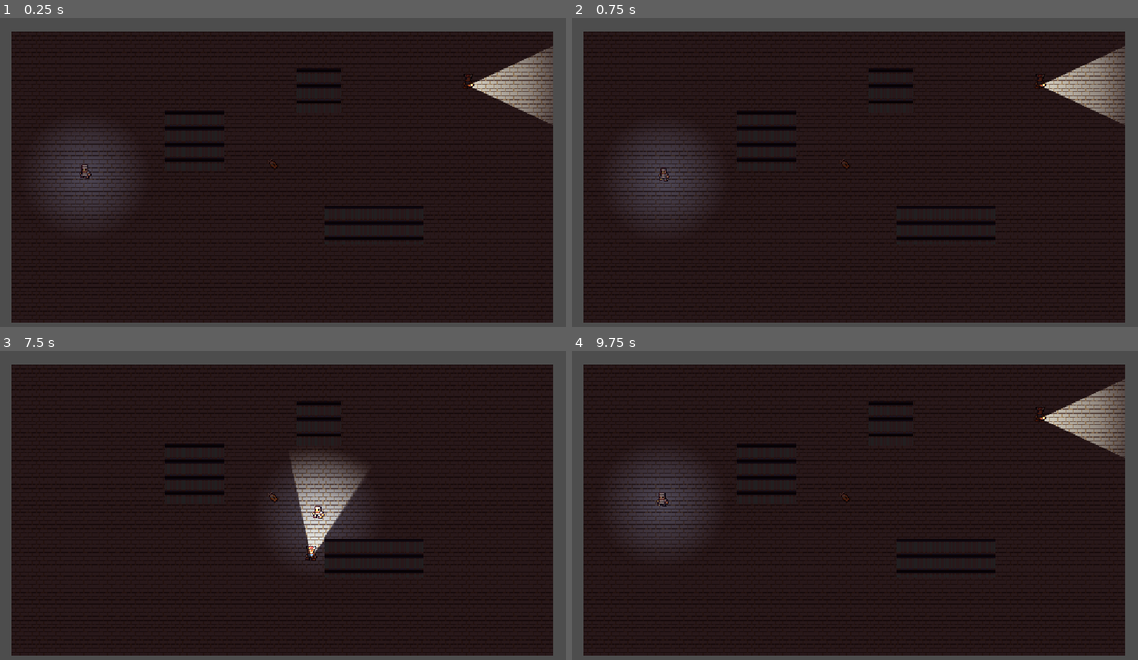
Above: before the commit, frames 1-4 (two rows, left to right).
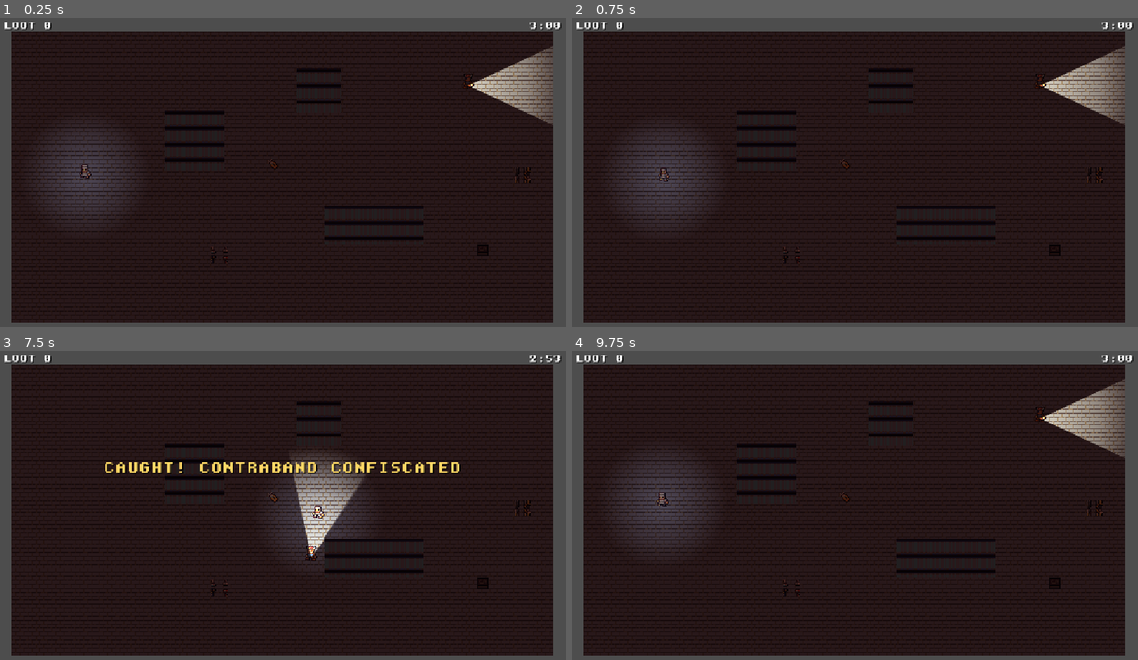
Above: after the commit, the same moments.

Repository: isurusri/jailbreak-running
Game: Godot game, scene res://scenes/levels/test_level.tscn
The game is run twice, just before and just after one commit, with the same random seed, the same clock (stepped at 60 frames per second) and the same inputs.
Inputs (mouse positions are in pixels of both pictures, inside the frame that each line leads up to):
- Up to frame 1 (0.25 s): no input
- Up to frame 2 (0.75 s): tap Enter at 0.5 s; move the mouse to (826, 240) at 0.52 s; click (826, 240) at 0.67 s
- Up to frame 3 (7.5 s): drag from (452, 558) to (469, 418) at 1.27 s; move the mouse to (107, 462) at 2.02 s; click (107, 462) at 2.17 s; drag from (311, 511) to (147, 474) at 2.77 s; move the mouse to (198, 428) at 3.52 s; click (198, 428) at 3.67 s; drag from (407, 493) to (198, 428) at 4.27 s; move the mouse to (169, 527) at 5.02 s; click (169, 527) at 5.17 s; drag from (339, 440) to (305, 558) at 5.77 s; move the mouse to (254, 573) at 6.52 s; click (254, 573) at 6.67 s; drag from (452, 558) to (254, 573) at 7.27 s
- Up to frame 4 (9.75 s): tap Space at 8, 9.5 s; move the mouse to (679, 462) at 8.02 s; click (679, 462) at 8.17 s; tap Enter at 8.75 s; drag from (883, 511) to (679, 462) at 8.77 s; move the mouse to (770, 428) at 9.52 s; click (770, 428) at 9.67 s

The runs differ from the first frame. In frame 1, 0.3% of the frame differs, in the area x 0-100%, y 1-80%; in frame 2, 0.3%; in frame 3, 1.5%; in frame 4, 0.3%.

Commit message:
Milestone 5: the score — HUD, lockdown timer, banking, SaveManager wired
- GameManager: start_run() (called by the level), lockdown countdown
  emitting lockdown_tick, sealed-in = fail, confiscation on any fail,
  escape banks carried loot + collected ids via SaveManager.
- SaveManager: loads profile at boot, bank_loot() persists banked_loot
  and the collected_ids ledger to user://save.json.
- EventBus: new escape_reached signal (append-only).
- ExitDoor: Interactable subclass — click, walk over, escape.
- HUD (CanvasLayer, DawnLike SDS_8x8 pixel font): loot counter,
  countdown (red under 30s), status flashes (caught/sealed/escaped),
  HIDDEN indicator while in cover. Initial loot read deferred past the
  level's start_run() since children ready before parents.
- ItemData set: cigarettes (10, common) and smuggled_phone (40,
  legendary) join gold_watch; two new pickups + exit door in the level.

Verified in-game: HUD ticks 3:00 down, loot 0->35->escape banks 35 to
save.json with ledger ids; next run 0->40->caught confiscates, save
untouched; HUD resets clean after reload.

Co-Authored-By: Claude Fable 5 <noreply@anthropic.com>

Diff:
--- a/autoloads/event_bus.gd
+++ b/autoloads/event_bus.gd
@@ -17,5 +17,6 @@
 # Run flow
 signal lockdown_tick(seconds_left: float)
 signal lockdown_sealed
+signal escape_reached           # player interacted with a level exit
 signal level_completed(config: LevelConfig)
 signal run_failed          # caught or sealed in → loot confiscated
--- a/autoloads/game_manager.gd
+++ b/autoloads/game_manager.gd
@@ -5,28 +5,67 @@
 
 enum RunState { PLAYING, CAUGHT, ESCAPED }
 
-const RESTART_DELAY := 1.5   # seconds to let the caught moment land
+const RESTART_DELAY := 1.5              # let the caught/escaped moment land
+const FALLBACK_LOCKDOWN_SECONDS := 180.0   # until LevelConfig chain (Milestone 6)
 
 var run_state: RunState = RunState.PLAYING
 var carried_loot: int = 0
+var carried_ids: Array[StringName] = []
 var seconds_left: float = 0.0
 var current_level: LevelConfig
 
 func _ready() -> void:
+	set_process(false)
 	EventBus.contraband_collected.connect(_on_contraband_collected)
 	EventBus.player_caught.connect(_on_player_caught)
+	EventBus.escape_reached.connect(_on_escape_reached)
+
+## Called by the level when it is ready to play.
+func start_run() -> void:
+	run_state = RunState.PLAYING
+	carried_loot = 0
+	carried_ids.clear()
+	seconds_left = current_level.lockdown_seconds if current_level \
+			else FALLBACK_LOCKDOWN_SECONDS
+	set_process(true)
+
+func _process(delta: float) -> void:
+	seconds_left = maxf(seconds_left - delta, 0.0)
+	EventBus.lockdown_tick.emit(seconds_left)
+	if seconds_left <= 0.0:
+		set_process(false)
+		run_state = RunState.CAUGHT   # sealed in counts as caught
+		EventBus.lockdown_sealed.emit()
+		_fail_run()
 
 func _on_contraband_collected(item: ItemData) -> void:
 	if run_state != RunState.PLAYING:
 		return
 	carried_loot += item.value
+	carried_ids.append(item.id)
 
 func _on_player_caught() -> void:
-	if run_state == RunState.CAUGHT:
+	if run_state != RunState.PLAYING:
 		return
 	run_state = RunState.CAUGHT
+	_fail_run()
+
+func _on_escape_reached() -> void:
+	if run_state != RunState.PLAYING:
+		return
+	run_state = RunState.ESCAPED
+	set_process(false)
+	SaveManager.bank_loot(carried_loot, carried_ids)
+	EventBus.level_completed.emit(current_level)
+	_restart_soon()
+
+func _fail_run() -> void:
+	set_process(false)
 	carried_loot = 0   # confiscation: the story's caught mechanic
+	carried_ids.clear()
 	EventBus.run_failed.emit()
+	_restart_soon()
+
+func _restart_soon() -> void:
 	await get_tree().create_timer(RESTART_DELAY).timeout
-	run_state = RunState.PLAYING
 	get_tree().reload_current_scene()
--- a/autoloads/save_manager.gd
+++ b/autoloads/save_manager.gd
@@ -15,6 +15,9 @@
 	"settings": {"sfx": 1.0, "music": 1.0},
 }
 
+func _ready() -> void:
+	load_profile()
+
 func save() -> void:
 	var f := FileAccess.open(SAVE_PATH, FileAccess.WRITE)
 	f.store_string(JSON.stringify(profile, "\t"))
@@ -26,6 +29,13 @@
 	if parsed is Dictionary:
 		profile = _migrate(parsed)
 
+func bank_loot(amount: int, ids: Array[StringName]) -> void:
+	profile.banked_loot += amount
+	for id in ids:
+		if not profile.collected_ids.has(String(id)):
+			profile.collected_ids.append(String(id))
+	save()
+
 func _migrate(data: Dictionary) -> Dictionary:
 	var v: int = data.get("version", 0)
 	while v < CURRENT_VERSION:
--- /dev/null
+++ b/data/items/cigarettes.tres
@@ -0,0 +1,13 @@
+[gd_resource type="Resource" script_class="ItemData" load_steps=3 format=3]
+
+[ext_resource type="Script" path="res://resources/item_data.gd" id="1_schema"]
+[ext_resource type="Texture2D" path="res://assets/sprites/dawnlike/item_cigarettes.png" id="2_icon"]
+
+[resource]
+script = ExtResource("1_schema")
+id = &"cigarettes"
+display_name = "Pack of Cigarettes"
+icon = ExtResource("2_icon")
+value = 10
+rarity = 0
+flavor_text = "The real currency of Deep Blocks. Never smoked one himself."
--- /dev/null
+++ b/data/items/smuggled_phone.tres
@@ -0,0 +1,13 @@
+[gd_resource type="Resource" script_class="ItemData" load_steps=3 format=3]
+
+[ext_resource type="Script" path="res://resources/item_data.gd" id="1_schema"]
+[ext_resource type="Texture2D" path="res://assets/sprites/dawnlike/item_smuggled_phone.png" id="2_icon"]
+
+[resource]
+script = ExtResource("1_schema")
+id = &"smuggled_phone"
+display_name = "Smuggled Phone"
+icon = ExtResource("2_icon")
+value = 40
+rarity = 2
+flavor_text = "Still has one bar of battery and seventeen missed calls from 'DO NOT ANSWER'."
--- a/scenes/levels/test_level.tscn
+++ b/scenes/levels/test_level.tscn
@@ -8,6 +8,11 @@
 [ext_resource type="PackedScene" path="res://scenes/actors/guard.tscn" id="6_cyt5c"]
 [ext_resource type="PackedScene" path="res://scenes/actors/pickup.tscn" id="7_7x1jh"]
 [ext_resource type="Script" path="res://scripts/components/cover_zone.gd" id="8_cover"]
+[ext_resource type="PackedScene" path="res://scenes/ui/hud.tscn" id="9_hud"]
+[ext_resource type="Script" path="res://scripts/components/exit_door.gd" id="10_exit"]
+[ext_resource type="Texture2D" path="res://assets/sprites/dawnlike/door_exit.png" id="11_door"]
+[ext_resource type="Resource" path="res://data/items/cigarettes.tres" id="12_cigs"]
+[ext_resource type="Resource" path="res://data/items/smuggled_phone.tres" id="13_phone"]
 
 [sub_resource type="NavigationPolygon" id="NavigationPolygon_walk"]
 vertices = PackedVector2Array(64, 64, 1088, 64, 1088, 584, 64, 584)
@@ -37,6 +42,9 @@
 
 [sub_resource type="RectangleShape2D" id="RectangleShape2D_cover_table"]
 size = Vector2(60, 80)
+
+[sub_resource type="RectangleShape2D" id="RectangleShape2D_exit"]
+size = Vector2(32, 36)
 
 [node name="TestLevel" type="Node2D" unique_id=497984604]
 script = ExtResource("1_fr1um")
@@ -124,6 +132,28 @@
 [node name="Pickup" parent="." unique_id=525658289 instance=ExtResource("7_7x1jh")]
 position = Vector2(560, 300)
 
+[node name="PickupCigs" parent="." instance=ExtResource("7_7x1jh")]
+position = Vector2(450, 480)
+item = ExtResource("12_cigs")
+
+[node name="PickupPhone" parent="." instance=ExtResource("7_7x1jh")]
+position = Vector2(980, 470)
+item = ExtResource("13_phone")
+
+[node name="ExitDoor" type="Area2D" parent="."]
+position = Vector2(1060, 320)
+script = ExtResource("10_exit")
+interact_radius = 36.0
+
+[node name="Sprite2D" type="Sprite2D" parent="ExitDoor"]
+scale = Vector2(2, 2)
+texture = ExtResource("11_door")
+
+[node name="CollisionShape2D" type="CollisionShape2D" parent="ExitDoor"]
+shape = SubResource("RectangleShape2D_exit")
+
+[node name="HUD" parent="." instance=ExtResource("9_hud")]
+
 [node name="Blackout" type="CanvasModulate" parent="."]
 color = Color(0.3, 0.16, 0.16, 1)
 
--- /dev/null
+++ b/scenes/ui/hud.tscn
@@ -0,0 +1,66 @@
+[gd_scene load_steps=5 format=3]
+
+[ext_resource type="Script" path="res://scripts/ui/hud.gd" id="1_hud"]
+[ext_resource type="FontFile" path="res://assets/fonts/sds_8x8.ttf" id="2_font"]
+
+[sub_resource type="LabelSettings" id="LabelSettings_hud"]
+font = ExtResource("2_font")
+font_size = 16
+shadow_color = Color(0, 0, 0, 0.6)
+shadow_offset = Vector2(2, 2)
+
+[sub_resource type="LabelSettings" id="LabelSettings_status"]
+font = ExtResource("2_font")
+font_size = 24
+font_color = Color(1, 0.85, 0.4, 1)
+shadow_color = Color(0, 0, 0, 0.8)
+shadow_offset = Vector2(2, 2)
+
+[node name="HUD" type="CanvasLayer"]
+script = ExtResource("1_hud")
+
+[node name="LootLabel" type="Label" parent="."]
+unique_name_in_owner = true
+offset_left = 16.0
+offset_top = 12.0
+offset_right = 216.0
+offset_bottom = 36.0
+label_settings = SubResource("LabelSettings_hud")
+text = "LOOT 0"
+
+[node name="TimerLabel" type="Label" parent="."]
+unique_name_in_owner = true
+anchor_left = 1.0
+anchor_right = 1.0
+offset_left = -136.0
+offset_top = 12.0
+offset_right = -16.0
+offset_bottom = 36.0
+horizontal_alignment = 2
+label_settings = SubResource("LabelSettings_hud")
+text = "3:00"
+
+[node name="StatusLabel" type="Label" parent="."]
+unique_name_in_owner = true
+visible = false
+anchor_right = 1.0
+anchor_top = 0.35
+anchor_bottom = 0.35
+offset_bottom = 40.0
+horizontal_alignment = 1
+label_settings = SubResource("LabelSettings_status")
+
+[node name="CoverLabel" type="Label" parent="."]
+unique_name_in_owner = true
+visible = false
+anchor_left = 0.5
+anchor_right = 0.5
+anchor_top = 1.0
+anchor_bottom = 1.0
+offset_left = -60.0
+offset_top = -48.0
+offset_right = 60.0
+offset_bottom = -24.0
+horizontal_alignment = 1
+label_settings = SubResource("LabelSettings_hud")
+text = "HIDDEN"
--- /dev/null
+++ b/scripts/components/exit_door.gd
@@ -0,0 +1,9 @@
+class_name ExitDoor
+extends Interactable
+## The way out. Click -> walk over -> escape with everything you carry.
+
+func _ready() -> void:
+	interacted.connect(_on_interacted)
+
+func _on_interacted(_by: Node2D) -> void:
+	EventBus.escape_reached.emit()
--- a/scripts/levels/test_level.gd
+++ b/scripts/levels/test_level.gd
@@ -10,3 +10,4 @@
 	poly.agent_radius = 14.0   # matches the player's collision radius
 	poly.parsed_geometry_type = NavigationPolygon.PARSED_GEOMETRY_STATIC_COLLIDERS
 	nav_region.bake_navigation_polygon()
+	GameManager.start_run()
--- /dev/null
+++ b/scripts/ui/hud.gd
@@ -0,0 +1,39 @@
+extends CanvasLayer
+## In-run HUD: carried loot, lockdown countdown, status flashes.
+## Reads EventBus + GameManager only — never touches gameplay nodes.
+
+const LOW_TIME_SECONDS := 30.0
+
+@onready var loot_label: Label = %LootLabel
+@onready var timer_label: Label = %TimerLabel
+@onready var status_label: Label = %StatusLabel
+@onready var cover_label: Label = %CoverLabel
+
+func _ready() -> void:
+	EventBus.contraband_collected.connect(_on_contraband_collected)
+	EventBus.lockdown_tick.connect(_on_lockdown_tick)
+	EventBus.player_caught.connect(func(): _flash("CAUGHT! CONTRABAND CONFISCATED"))
+	EventBus.lockdown_sealed.connect(func(): _flash("LOCKDOWN. SEALED IN."))
+	EventBus.level_completed.connect(func(_c): _flash("ESCAPED WITH THE GOODS"))
+	EventBus.player_entered_cover.connect(func(): cover_label.visible = true)
+	EventBus.player_left_cover.connect(func(): cover_label.visible = false)
+	# Children ready before parents: the level's start_run() hasn't reset
+	# GameManager yet, so defer the first read past the full tree setup.
+	_update_loot.call_deferred()
+
+func _on_contraband_collected(_item: ItemData) -> void:
+	_update_loot()
+
+func _update_loot() -> void:
+	loot_label.text = "LOOT %d" % GameManager.carried_loot
+
+func _on_lockdown_tick(seconds_left: float) -> void:
+	var total := int(ceilf(seconds_left))
+	@warning_ignore("integer_division")
+	timer_label.text = "%d:%02d" % [total / 60, total % 60]
+	timer_label.self_modulate = Color(1.0, 0.35, 0.35) \
+			if seconds_left < LOW_TIME_SECONDS else Color.WHITE
+
+func _flash(message: String) -> void:
+	status_label.text = message
+	status_label.visible = true
Binary file added: assets/fonts/sds_8x8.ttf
Not shown, added: assets/fonts/sds_8x8.ttf.import
Not shown, changed: assets/sprites/dawnlike/CREDITS.txt
Binary file added: assets/sprites/dawnlike/door_exit.png
Not shown, added: assets/sprites/dawnlike/door_exit.png.import
Binary file added: assets/sprites/dawnlike/item_cigarettes.png
Not shown, added: assets/sprites/dawnlike/item_cigarettes.png.import
Binary file added: assets/sprites/dawnlike/item_smuggled_phone.png
Not shown, added: assets/sprites/dawnlike/item_smuggled_phone.png.import
Not shown, added: scripts/components/exit_door.gd.uid
Not shown, added: scripts/ui/hud.gd.uid
